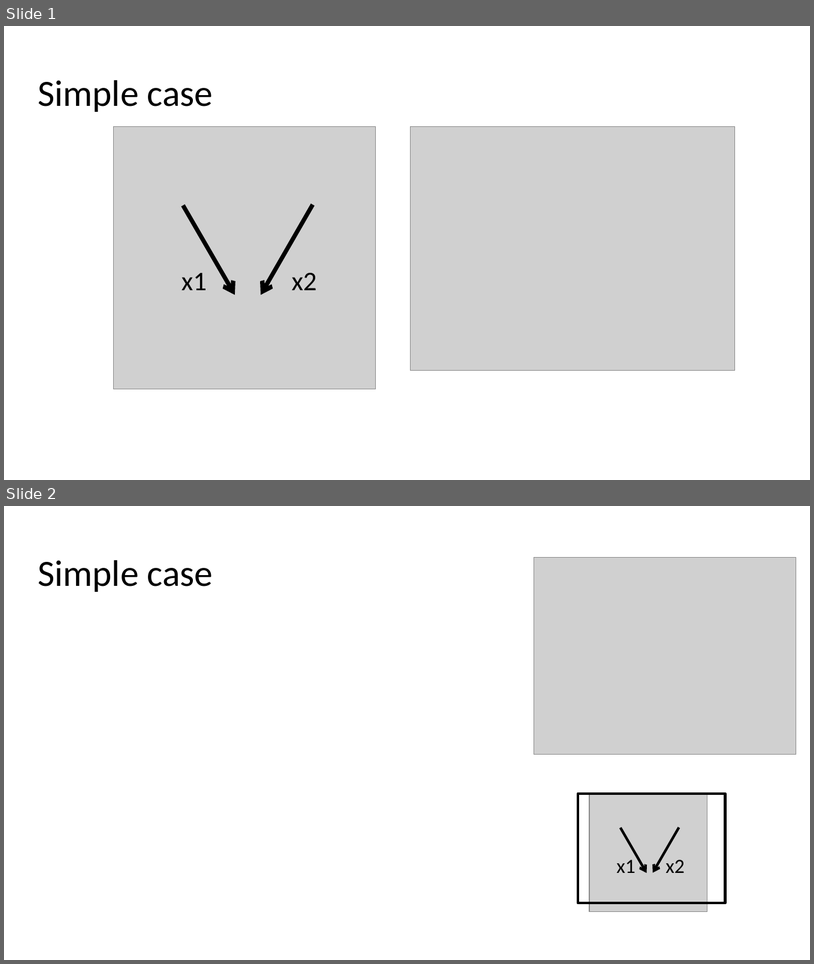
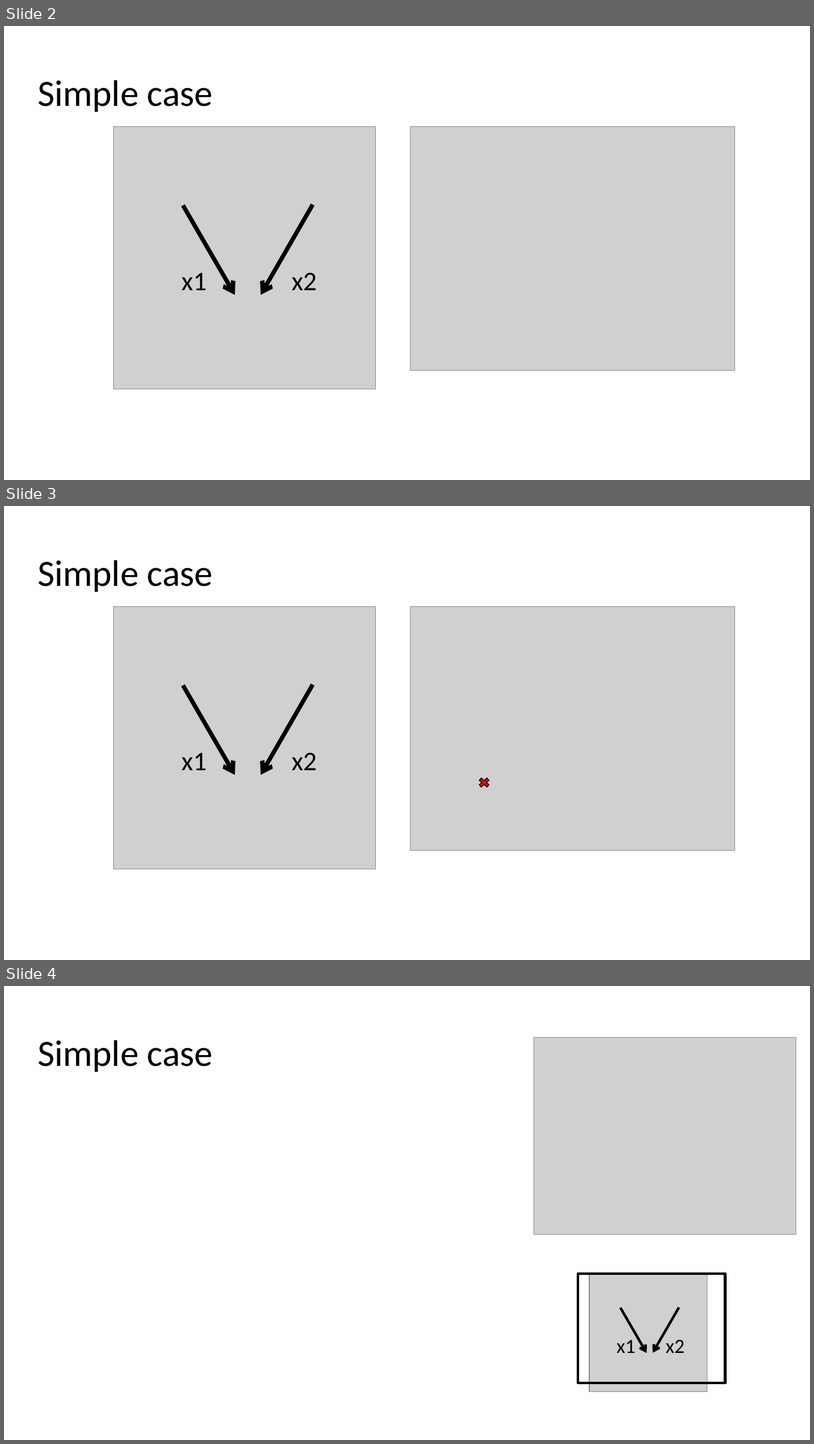
Before and after one commit to MaltheBisbo/learningForces, a slide deck: Presentations/2018-06-25-Malthe-villum.pptx. Shown one above the other, each under a label of ours: slides 1 and 2 before the commit, slides 2, 3 and 4 after it. The pictures are 814x964 and 814x1444 pixels, drawn with LibreOffice and Linux fonts; fonts in the diff are those of the drawing; grey boxes stand for pictures. Boxes give left, top, right and bottom in pixels: in the first picture for what was removed or moved away, otherwise in the second. Text is boxed around its words. In the diff, an @@ line names an element or a change of style, - is before the commit and + after.

```diff
--- a/Presentations/2018-06-25-Malthe-villum.pptx
+++ b/Presentations/2018-06-25-Malthe-villum.pptx
@@ slide 3 added at [4, 506, 810, 960], background #FFFFFF @@
@@ title added at [38, 560, 213, 592], 44 pt, text #000000 @@
+Simple case
@@ picture added at [113, 606, 375, 868] @@
@@ picture added at [411, 606, 735, 850] @@
@@ arrow added from (183, 685) to (235, 775), #000000 5 pt @@
@@ arrow added from (313, 684) to (261, 775), #000000 5 pt @@
@@ text added at [182, 753, 207, 770], 32 pt, text #000000 @@
+x1
@@ text added at [292, 753, 317, 770], 32 pt, text #000000 @@
+x2
@@ cross added at [477, 776, 492, 789], fill #FF0000, outline #000000 1 pt @@
@@ what was slide 1 is now slide 2 @@
@@ what was slide 2 is now slide 4 @@
```
Also in this commit, not shown: 4 slides changed, 21 other slides added, 6 other files.
